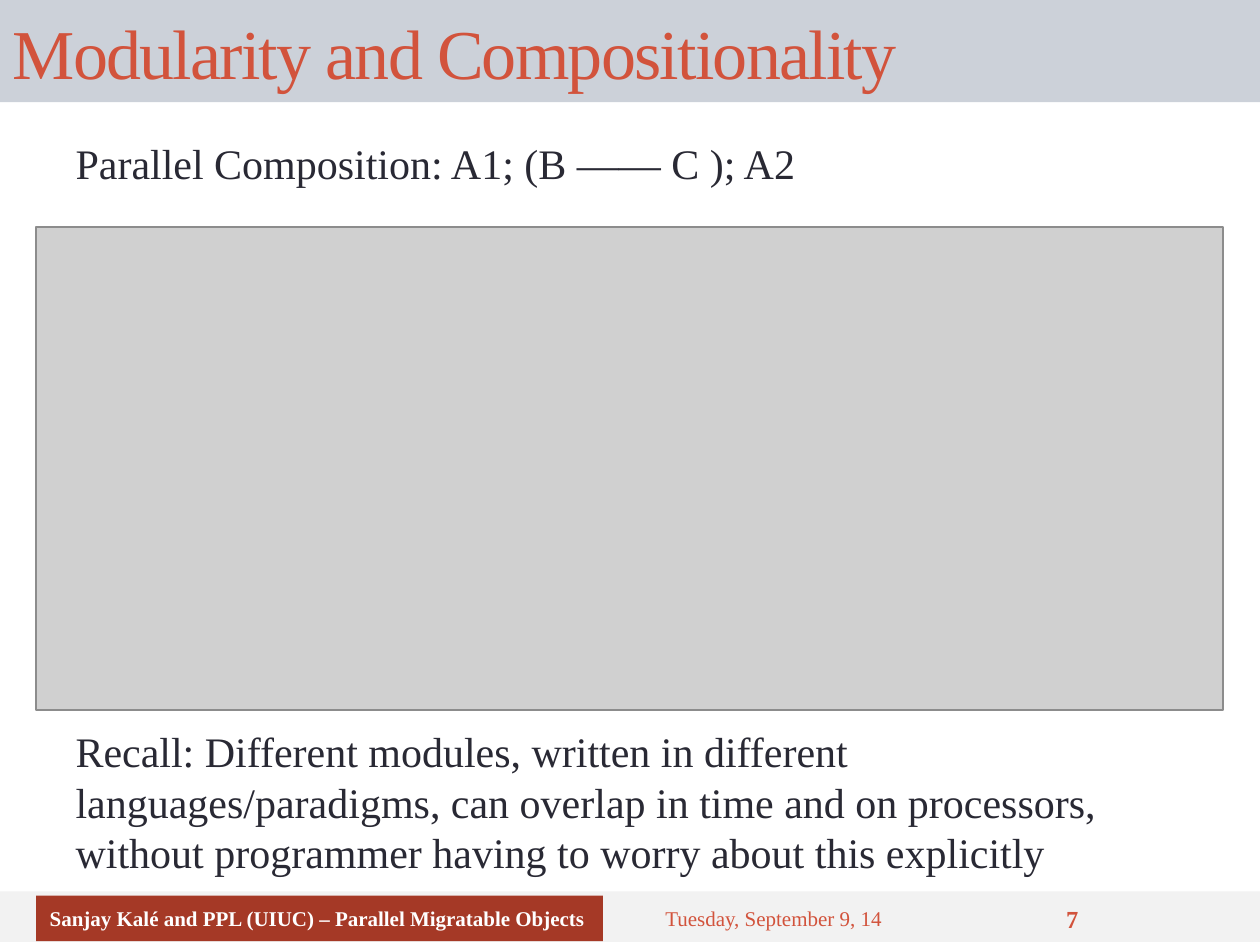
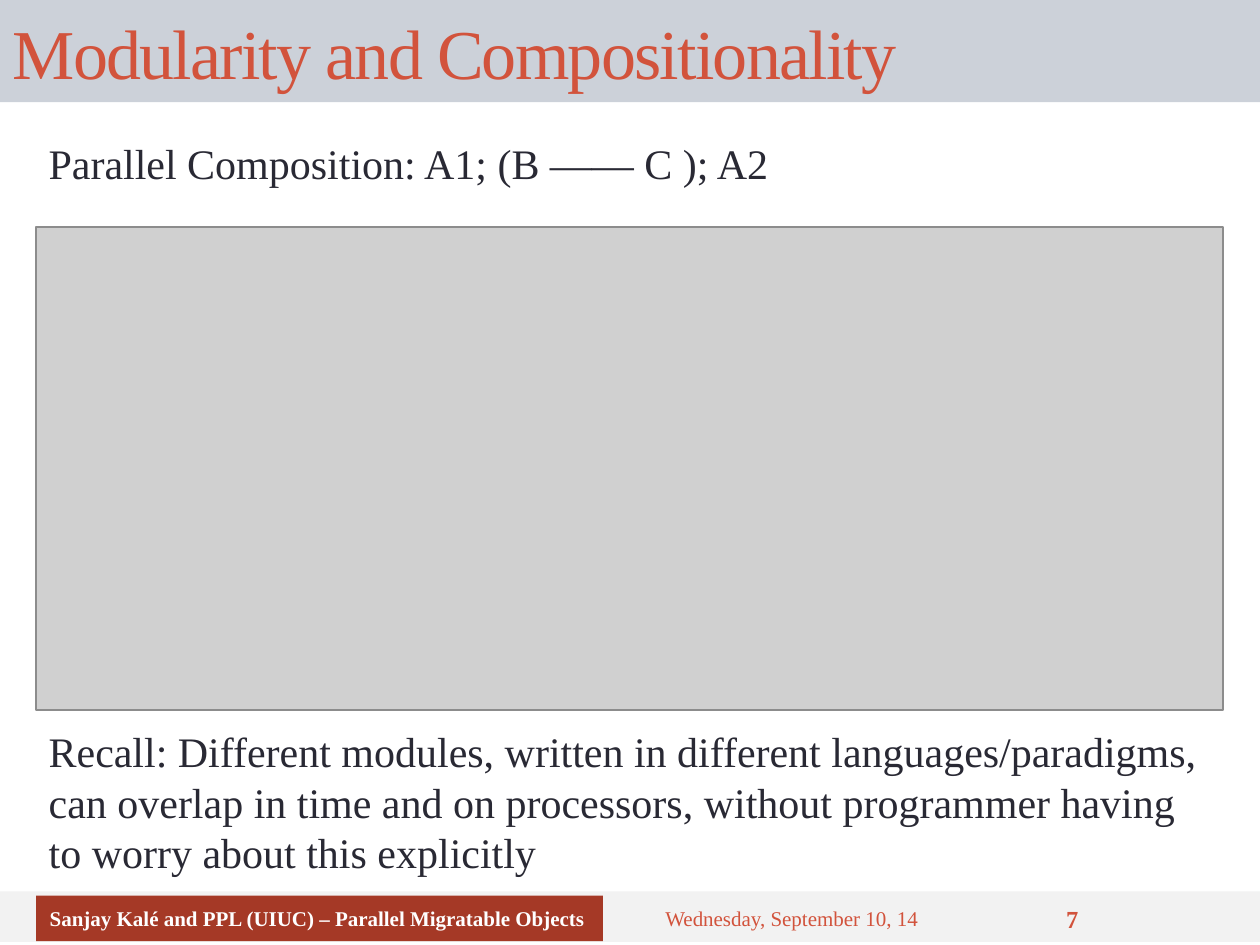
Before and after one commit to UIUC-PPL/charm_tutorial, a slide deck: slide 7 of tutorial-03-benefits.pptx. Drawn at 1260x945 pixels with LibreOffice and Linux fonts; fonts in the diff are those of the drawing; grey boxes stand for pictures. Boxes give left, top, right and bottom in pixels: in the first picture for what was removed or moved away, otherwise in the second. Text is boxed around its words. In the diff, an @@ line names an element or a change of style, - is before the commit and + after.

```diff
--- a/tutorial-03-benefits.pptx
+++ b/tutorial-03-benefits.pptx
@@ text "Parallel Composition: A1; (B —— ...": place and size @@
-text "Parallel Composition: A1; (B —— ..." at (76,150,795,188)
+text "Parallel Composition: A1; (B —— ..." at (49,150,768,188)
@@ text "Recall: Different modules, written in ..." rewrapped from (76,737,1096,877) to (49,737,1196,877) @@
@@ text at (665,911,918,931): text changed @@
-Tuesday, September 9, 14
+Wednesday, September 10, 14
```
Also in this commit, not shown: 16 other slides changed.
